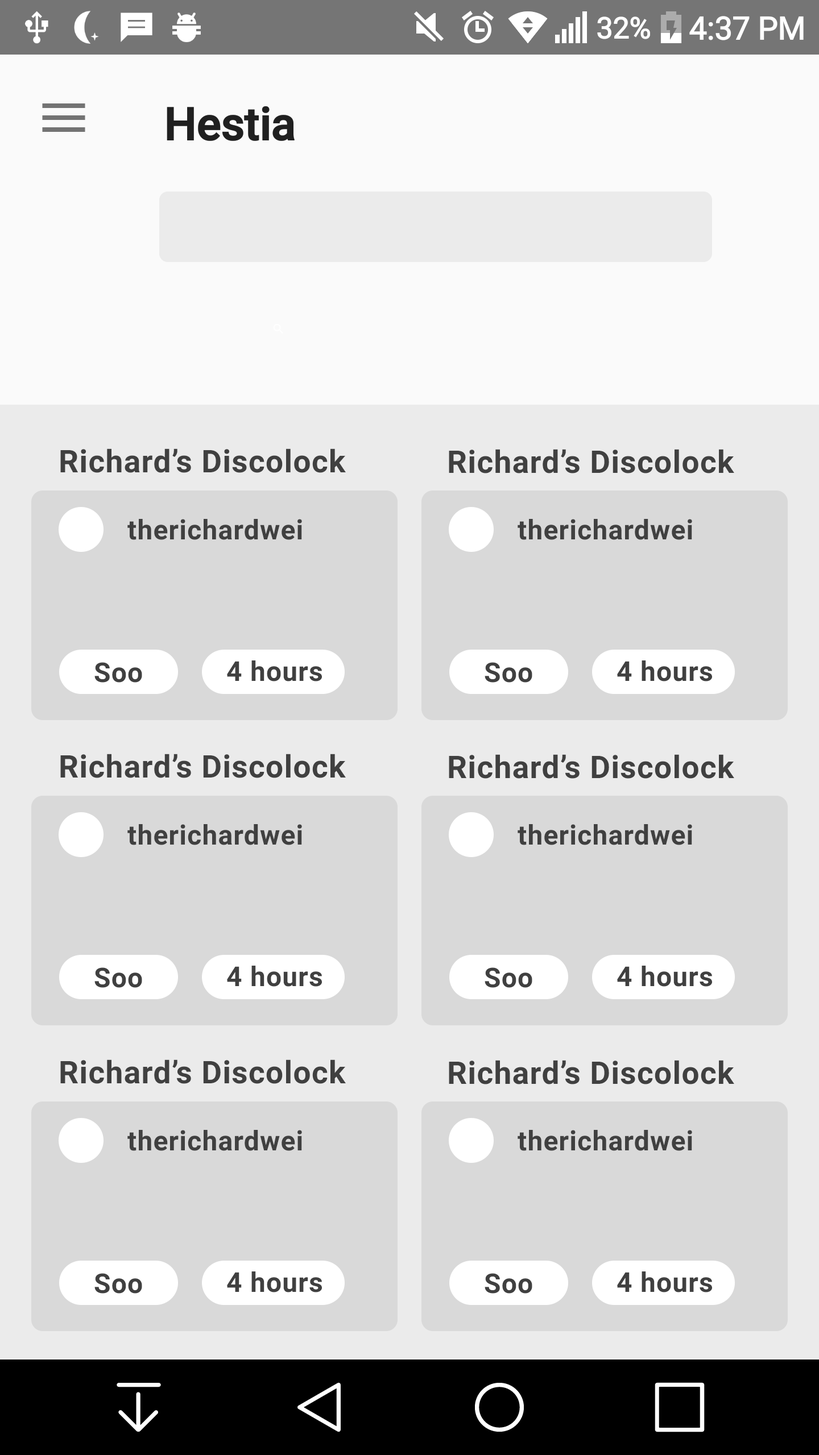
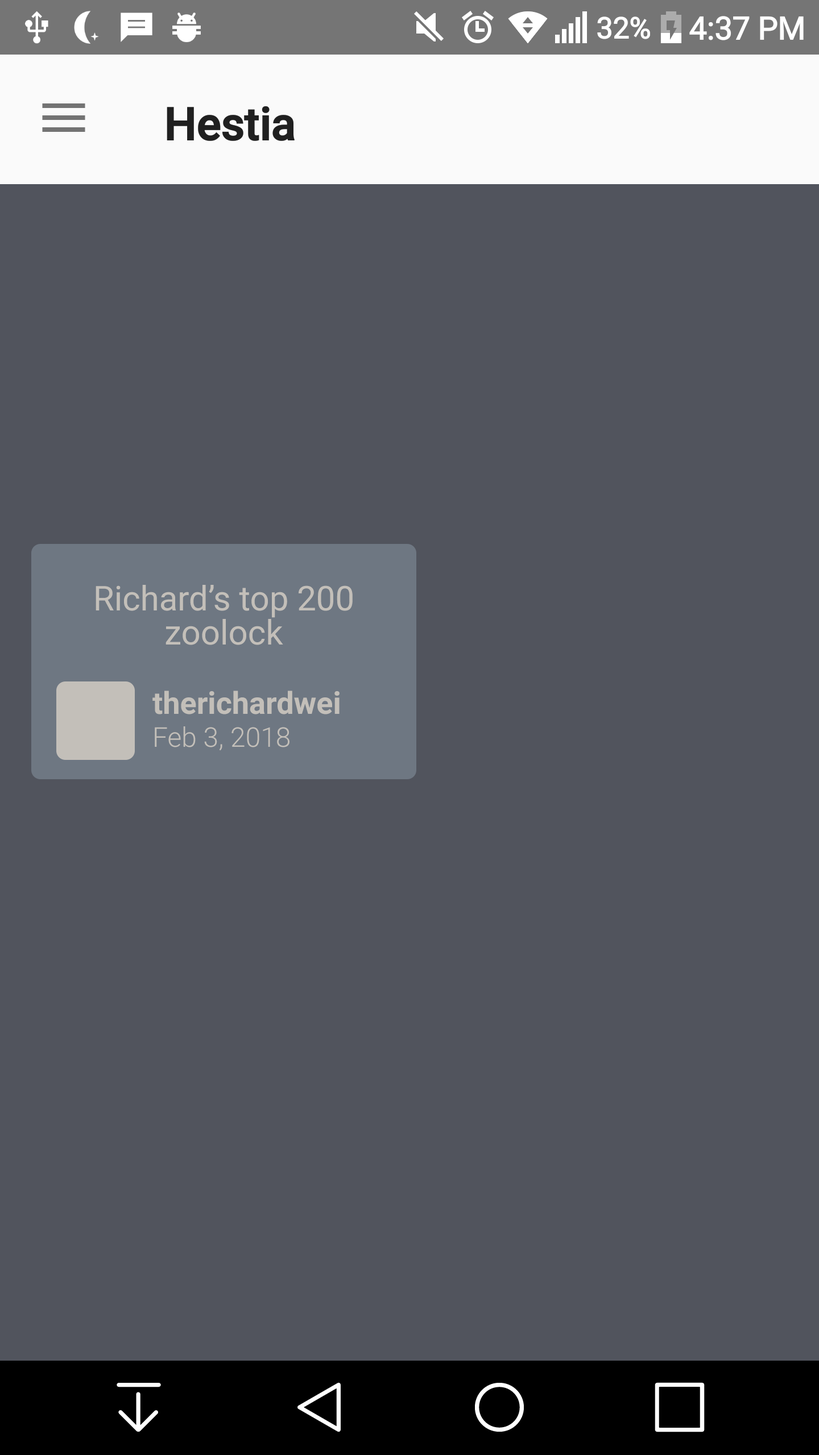
Two versions of the same layered image (819x1455). Layer-by-layer changes:
added group "Bottom 4" with 6 layers above "bottom 3" over [31, 544, 417, 780]
added group "Title" (2nd of 2, in "Bottom 4") with 3 layers in group "Bottom 4" over [56, 681, 340, 761]
added layer "Rectangle 9" (2nd of 2, in "Bottom 4" › "Title") in group "Title" over [56, 681, 135, 761]
added layer "therichardwei" (2nd of 8, in "Bottom 4" › "Title") in group "Title" over [152, 690, 340, 715]
added layer "date" (2nd of 2, in "Bottom 4" › "Title") in group "Title" over [154, 726, 290, 751]
added layer "Richard’s top 200 zoolock" (2nd of 2, in "Bottom 4") in group "Bottom 4" over [95, 584, 353, 646]
added layer "Rectangle 8" (2nd of 2, in "Bottom 4") in group "Bottom 4" over [31, 544, 417, 780]
hid group "Bottom" (66 layers) over [31, 448, 788, 1332]
removed group "Search" (2 layers) over [272, 324, 284, 334]
removed layer "Shape" (1st of 2, in "Search") from group "Search" over [272, 324, 284, 334]
removed layer "Rectangle 3" over [0, 404, 819, 1360]
removed layer "Rectangle 4" over [159, 191, 712, 263]
added group "Base" with 2 layers over [0, 184, 819, 1361]
added layer "Rectangle 7" in group "Base" over [0, 184, 819, 1361]
moved "Rectangle 1" into group "Base" over [0, 184, 819, 1361]
